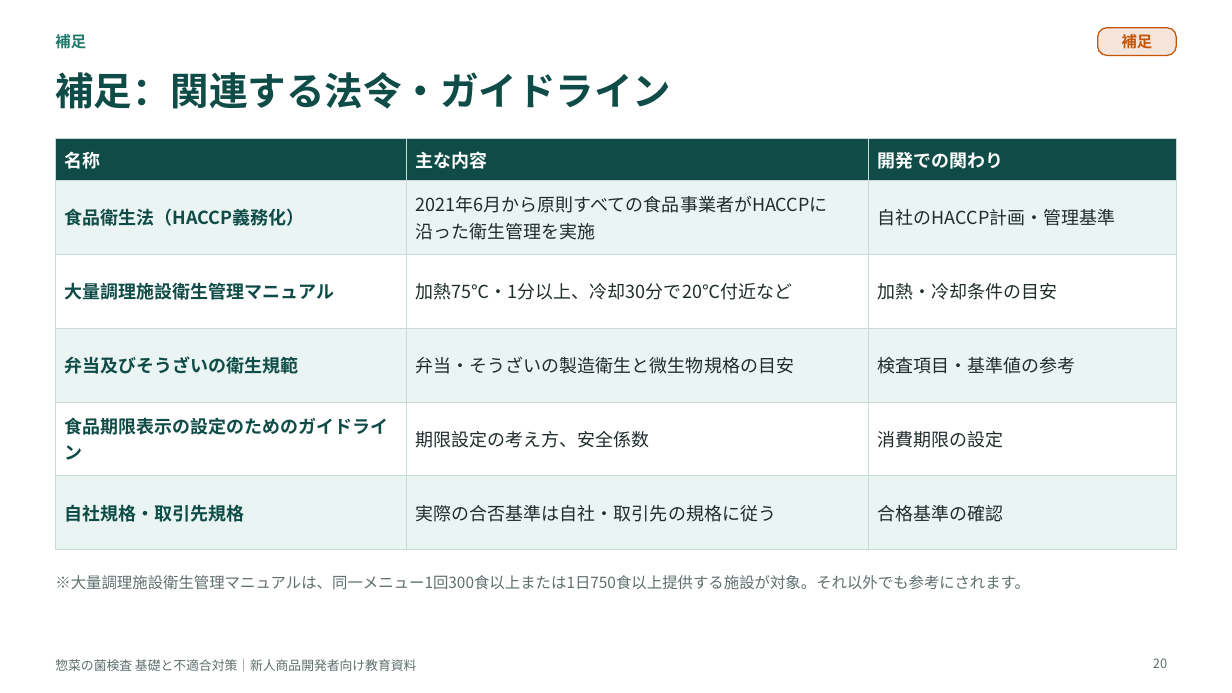
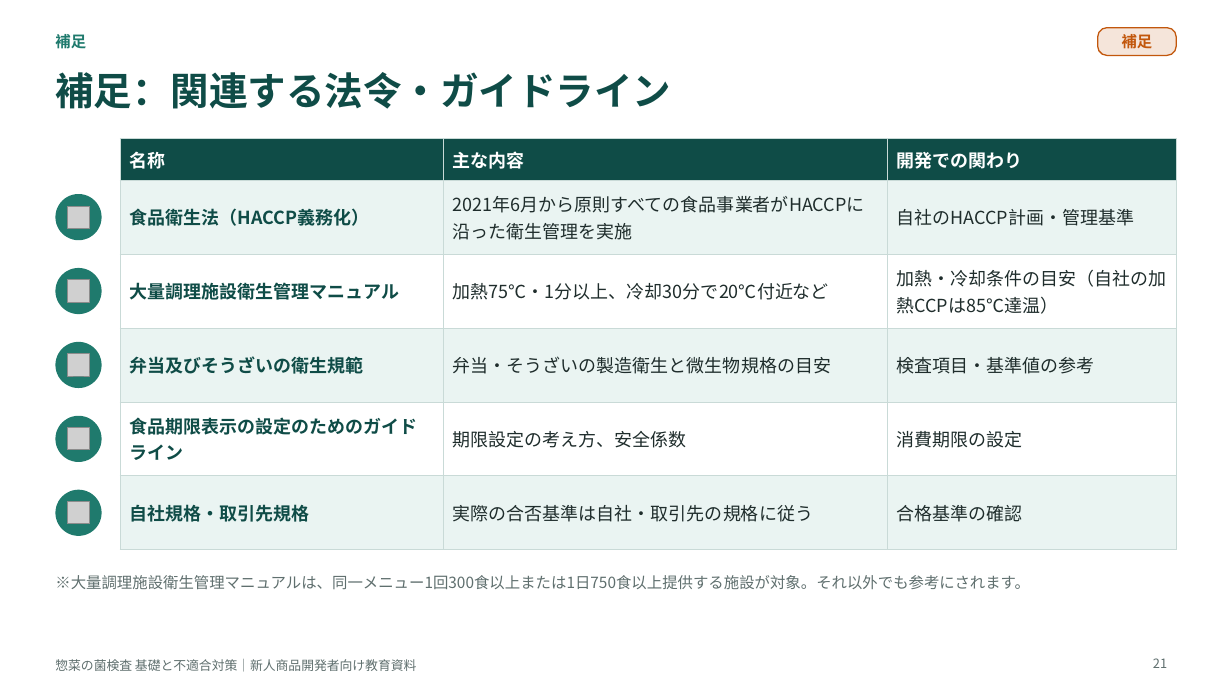
Before and after one commit to tanakashuhei-dotcom/shuhei0208, a slide deck: slide 21 of 菌検査教育資料.pptx (slide 20 before the commit). Drawn at 1232x693 pixels with LibreOffice and Linux fonts; fonts in the diff are those of the drawing; grey boxes stand for pictures. Boxes give left, top, right and bottom in pixels: in the first picture for what was removed or moved away, otherwise in the second. Text is boxed around its words. In the diff, an @@ line names an element or a change of style, - is before the commit and + after.

```diff
--- a/菌検査教育資料.pptx
+++ b/菌検査教育資料.pptx
@@ table at <box>120,139,1177,526</box> @@
-row 3, column 3: 加熱・冷却条件の目安
+row 3, column 3: 加熱・冷却条件の目安（自社の加熱CCPは85℃達温）
@@ table: place and size @@
-table at <box>55,139,1177,526</box>
+table at <box>120,139,1177,526</box>
@@ ellipse added at <box>55,194,102,240</box>, fill #1F7A6D @@
@@ picture added at <box>67,206,90,228</box> @@
@@ ellipse added at <box>55,268,102,314</box>, fill #1F7A6D @@
@@ picture added at <box>67,280,90,302</box> @@
@@ ellipse added at <box>55,342,102,388</box>, fill #1F7A6D @@
@@ picture added at <box>67,354,90,376</box> @@
@@ ellipse added at <box>55,416,102,462</box>, fill #1F7A6D @@
@@ picture added at <box>67,428,90,450</box> @@
@@ ellipse added at <box>55,490,102,536</box>, fill #1F7A6D @@
@@ picture added at <box>67,502,90,524</box> @@
@@ page number at <box>1153,658,1167,668</box>: text changed @@
-20
+21
```
Also in this commit, not shown: 18 other slides changed, 1 slide added.
